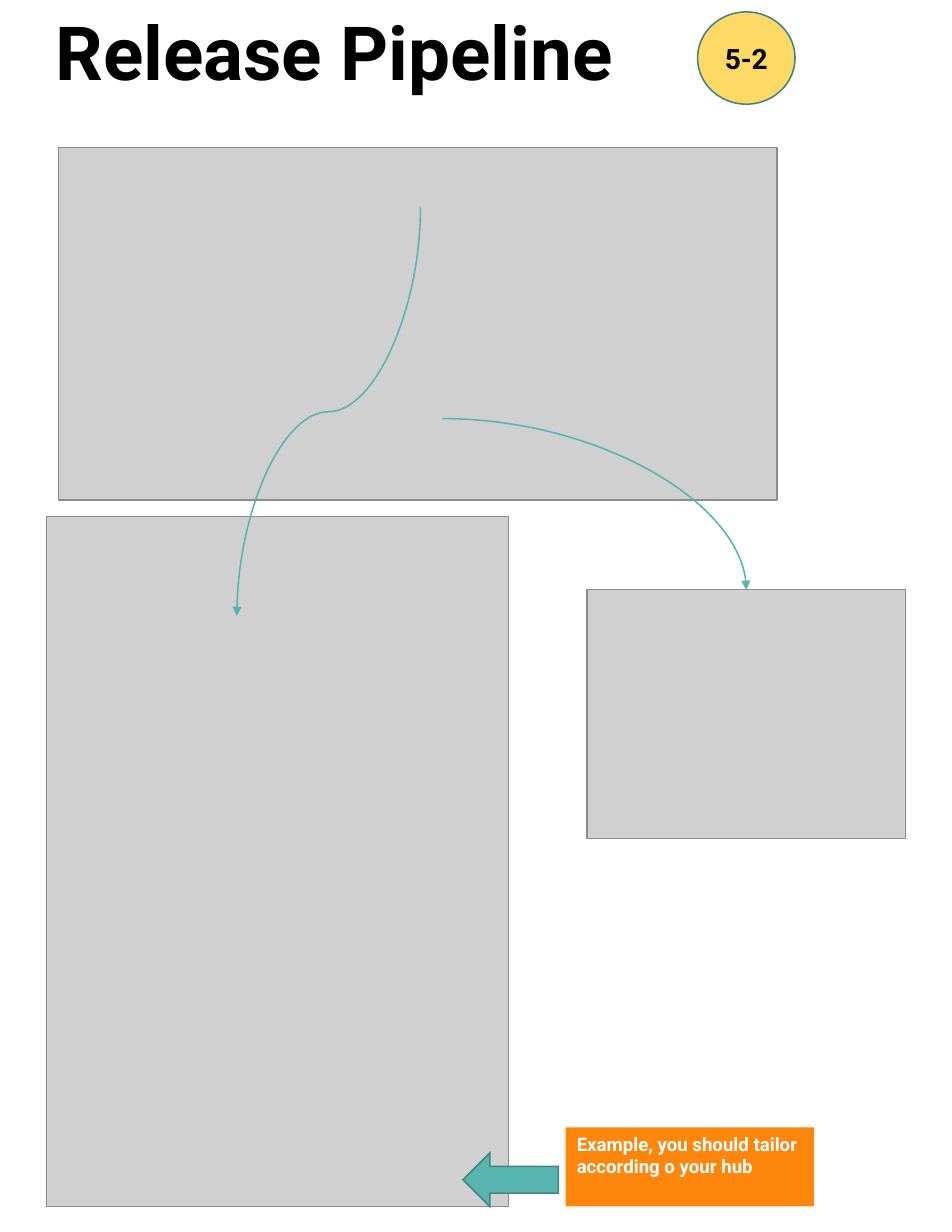
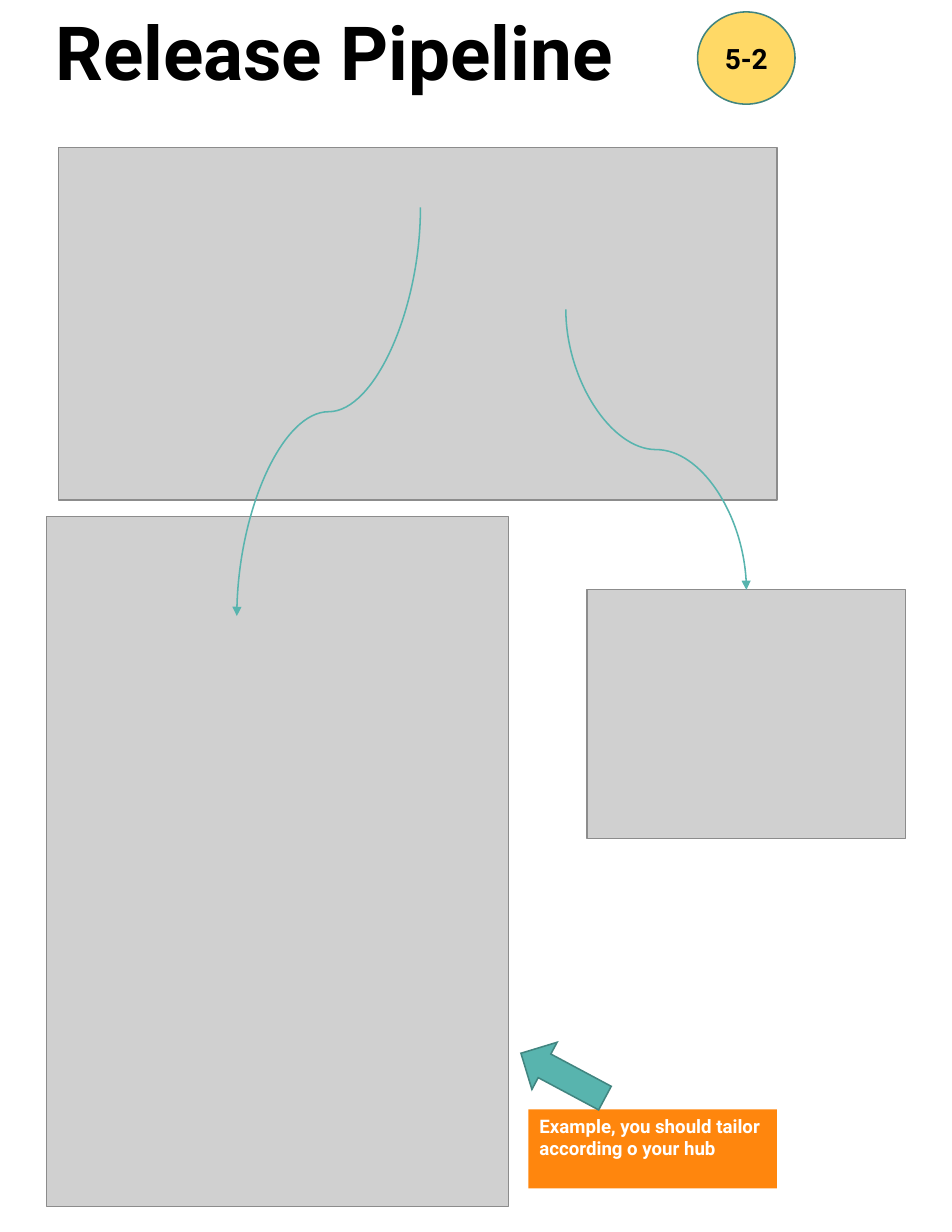
Before and after one commit to scorpion0511/mytracker, a slide deck: slide 73 of doc/React.pptx (slide 69 before the commit). Drawn at 952x1232 pixels with LibreOffice and Linux fonts; fonts in the diff are those of the drawing; grey boxes stand for pictures. Boxes give left, top, right and bottom in pixels: in the first picture for what was removed or moved away, otherwise in the second. Text is boxed around its words. In the diff, an @@ line names an element or a change of style, - is before the commit and + after.

```diff
--- a/doc/React.pptx
+++ b/doc/React.pptx
@@ curved arrow moved from (442, 419) - (746, 590) to (566, 309) - (746, 590) @@
@@ left arrow at box(508, 1030, 617, 1122): rotation 0 to 28 degrees @@
@@ rectangle "Example, you should tailor according ...": place and size @@
-rectangle "Example, you should tailor according ..." at box(566, 1128, 814, 1207)
+rectangle "Example, you should tailor according ..." at box(529, 1109, 777, 1188)
```
Also in this commit, not shown: 21 other slides changed, 4 slides added.
